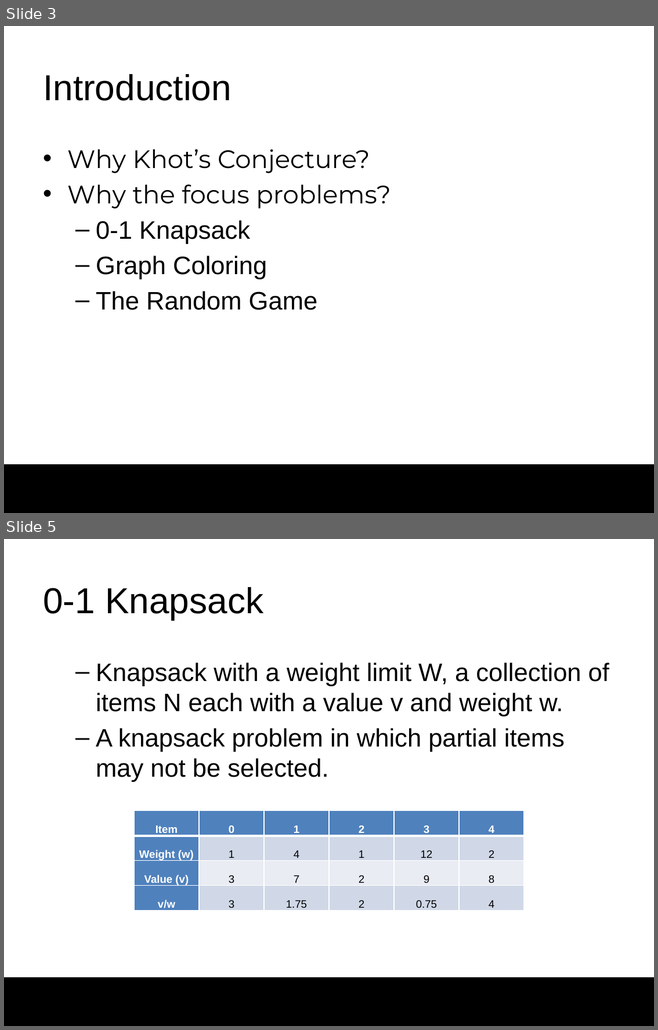
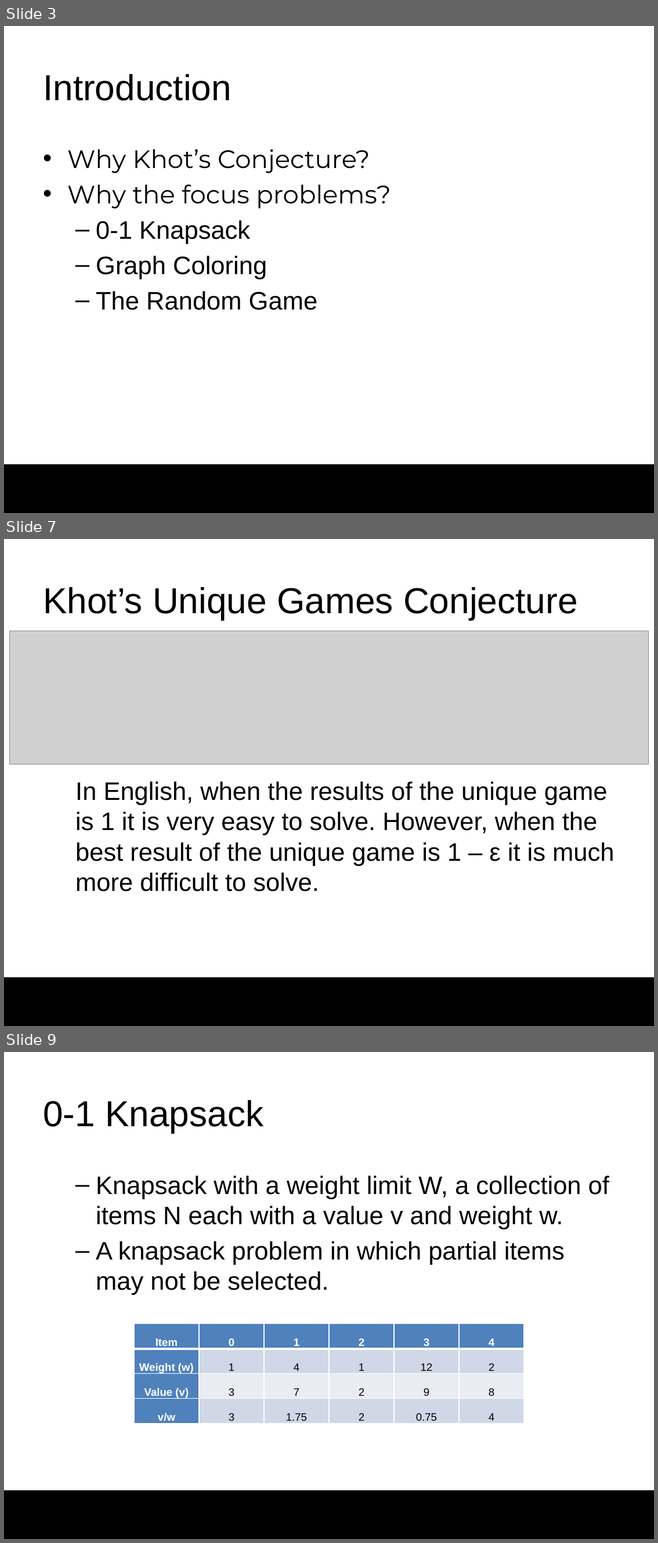
Before and after one commit to darrare/MS-Thesis, a slide deck: Documentation/Presentation.pptx. Shown one above the other, each under a label of ours: slides 3 and 5 before the commit, slides 3, 7 and 9 after it; the slides between them are not shown. The pictures are 658x1030 and 658x1543 pixels, drawn with LibreOffice and Linux fonts; fonts in the diff are those of the drawing; grey boxes stand for pictures; background and template pictures are left out. Boxes give left, top, right and bottom in pixels: in the first picture for what was removed or moved away, otherwise in the second. Text is boxed around its words. In the diff, an @@ line names an element or a change of style, - is before the commit and + after.

```diff
--- a/Documentation/Presentation.pptx
+++ b/Documentation/Presentation.pptx
@@ slide 7 added at <box>4,539,654,1026</box>, background #FFFFFF; not listed: 1 template element that a slide beside it also shows @@
@@ title added at <box>43,587,578,620</box>, 40 pt, text #000000 @@
+Khot’s Unique Games Conjecture
@@ picture added at <box>9,631,648,765</box> @@
@@ text added at <box>75,781,614,892</box>, 28 pt, text #000000 @@
+  In English, when the results of the unique game is 1 it is very easy to solve. However, when the best result of the unique game is 1 – ε it is much more difficult to solve.
@@ what was slide 5 is now slide 9 @@
```
Also in this commit, not shown: 12 slides changed, 15 other slides added, 1 slide removed, 2 other files.
